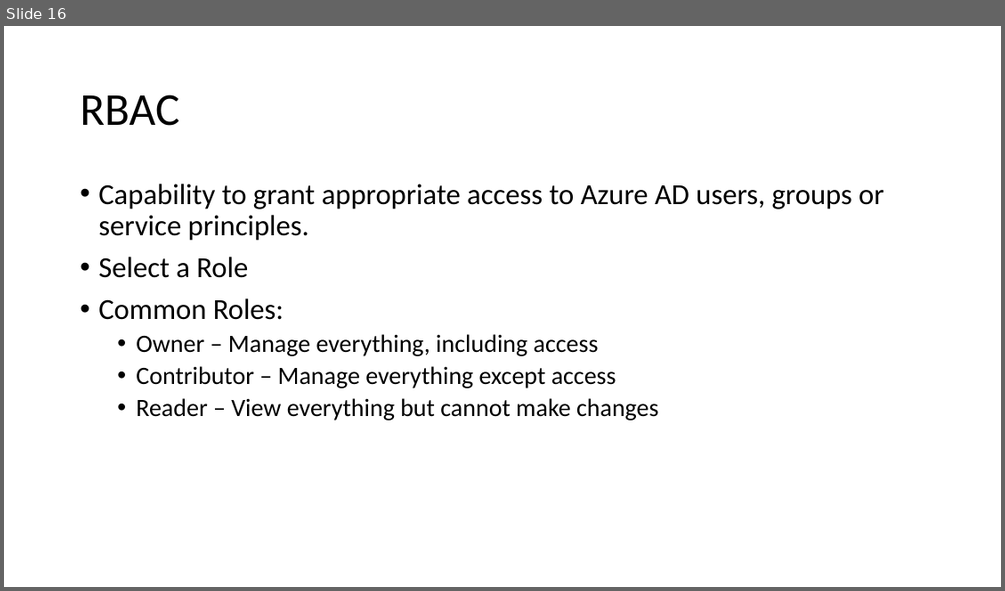
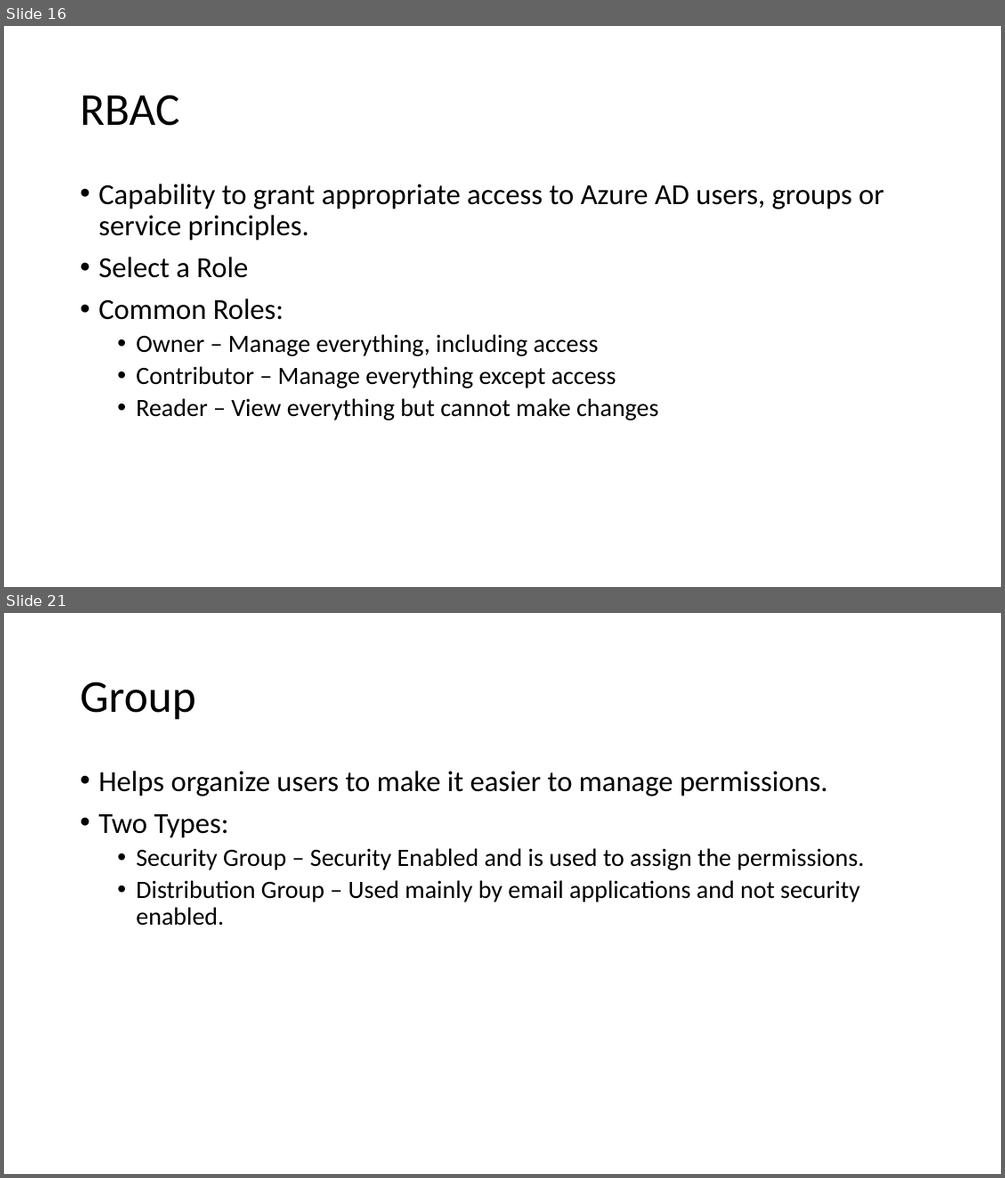
Before and after one commit to Anwarthajudeen/09Sep-AZ104, a slide deck: Governance and Compliance.pptx. Shown one above the other, each under a label of ours: slide 16 before the commit, slides 16 and 21 after it; the slides between them are not shown. The pictures are 1005x591 and 1005x1178 pixels, drawn with LibreOffice and Linux fonts; fonts in the diff are those of the drawing. Boxes give left, top, right and bottom in pixels: in the first picture for what was removed or moved away, otherwise in the second. Text is boxed around its words. In the diff, an @@ line names an element or a change of style, - is before the commit and + after.

```diff
--- a/Governance and Compliance.pptx
+++ b/Governance and Compliance.pptx
@@ slide 21 added at (x1=4, y1=613, x2=1001, y2=1174), background #FFFFFF @@
@@ title added at (x1=80, y1=682, x2=195, y2=720), 44 pt, text #000000 @@
+Group
@@ text added at (x1=98, y1=771, x2=864, y2=925), 24 pt, text #000000 @@
+• Helps organize users to make it easier to manage permissions.
+• Two Types:
+  • Security Group – Security Enabled and is used to assign the permissions.
+  • Distribution Group – Used mainly by email applications and not security enabled.
```
Also in this commit, not shown: 3 other slides added.
